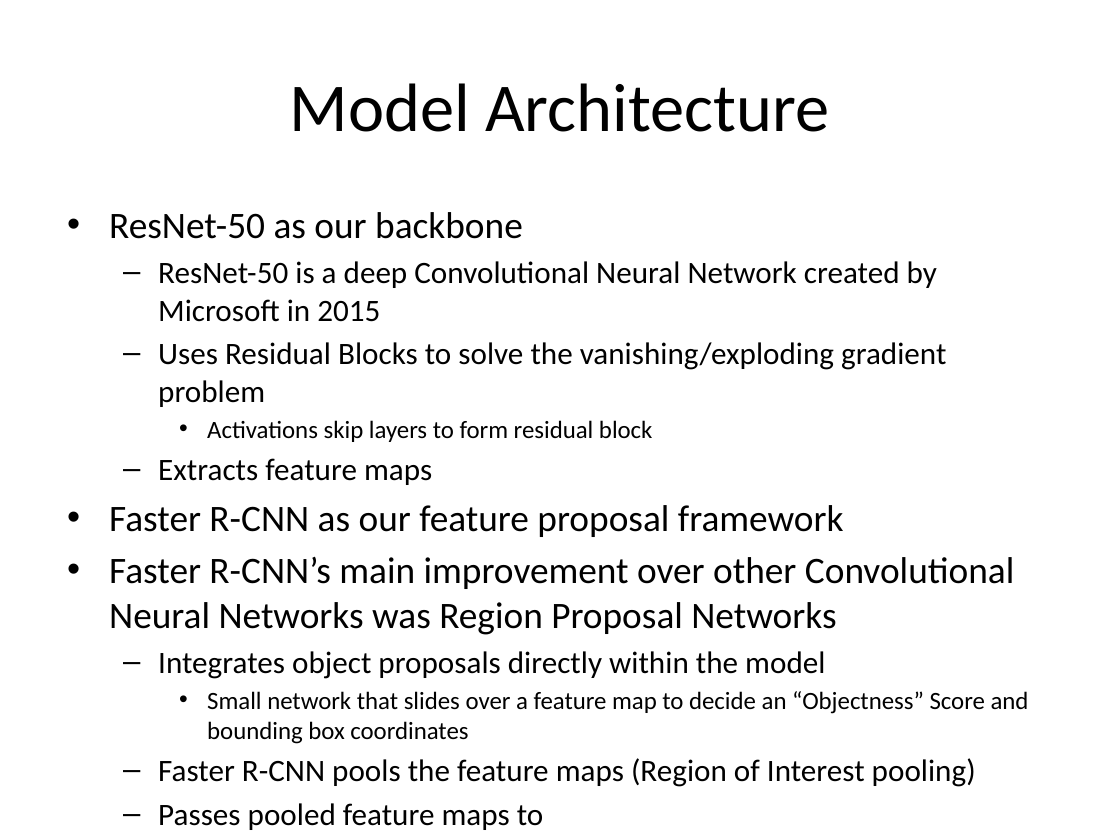
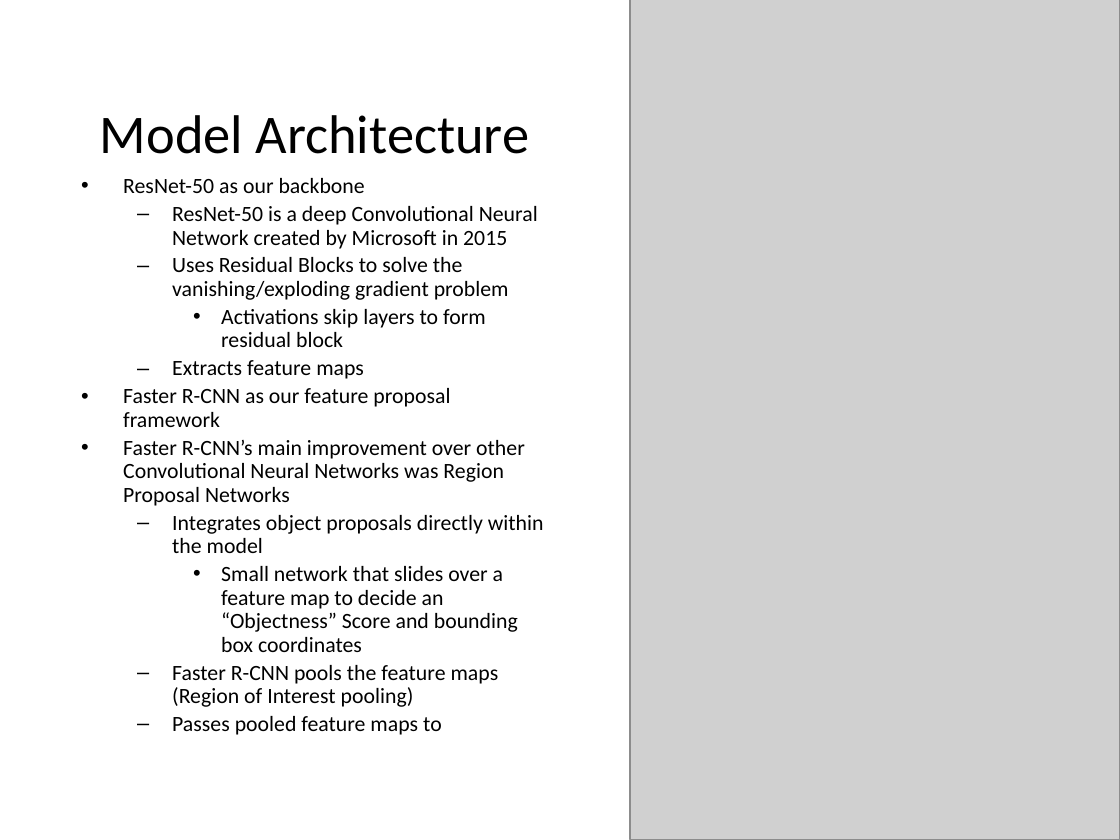
Before and after one commit to GlenWilliams2k/ECON-8310-Semester-Project, a slide deck: slide 4 of Baseball_Detection_Presentation.pptx. Drawn at 1120x840 pixels with LibreOffice and Linux fonts; fonts in the diff are those of the drawing; grey boxes stand for pictures. Boxes give left, top, right and bottom in pixels: in the first picture for what was removed or moved away, otherwise in the second. Text is boxed around its words. In the diff, an @@ line names an element or a change of style, - is before the commit and + after.

```diff
--- a/Baseball_Detection_Presentation.pptx
+++ b/Baseball_Detection_Presentation.pptx
@@ picture added at (629,0,1120,840) @@
@@ title "Model Architecture": place and size @@
-title "Model Architecture" at (290,83,829,132)
+title "Model Architecture" at (100,115,530,154)
@@ title "Model Architecture" at (100,115,530,154): size 44 to 35 pt @@
@@ text "ResNet-50 as our backbone": place and size @@
-text "ResNet-50 as our backbone" at (109,212,1029,787)
+text "ResNet-50 as our backbone" at (123,178,544,735)
@@ text "ResNet-50 as our backbone" at (123,178,544,735): size 24 to 14 pt in "ResNet-50 as our backbone", "Faster R-CNN as our feature proposal framework", "Faster R-CNN’s main improvement over other Convolutional ..."; size 20 to 14 pt in "ResNet-50 is a deep Convolutional Neural Network ...", "Uses Residual Blocks to solve the vanishing/exploding ...", "Extracts feature maps", "Integrates object proposals directly within the model" and 2 more places; size 16 to 14 pt in "Activations skip layers to form residual block", "Small network that slides over a feature ..."; line spacing 1 to 0.9; less space between paragraphs; vertical alignment top to middle @@
```
Also in this commit, not shown: 2 other slides changed.
